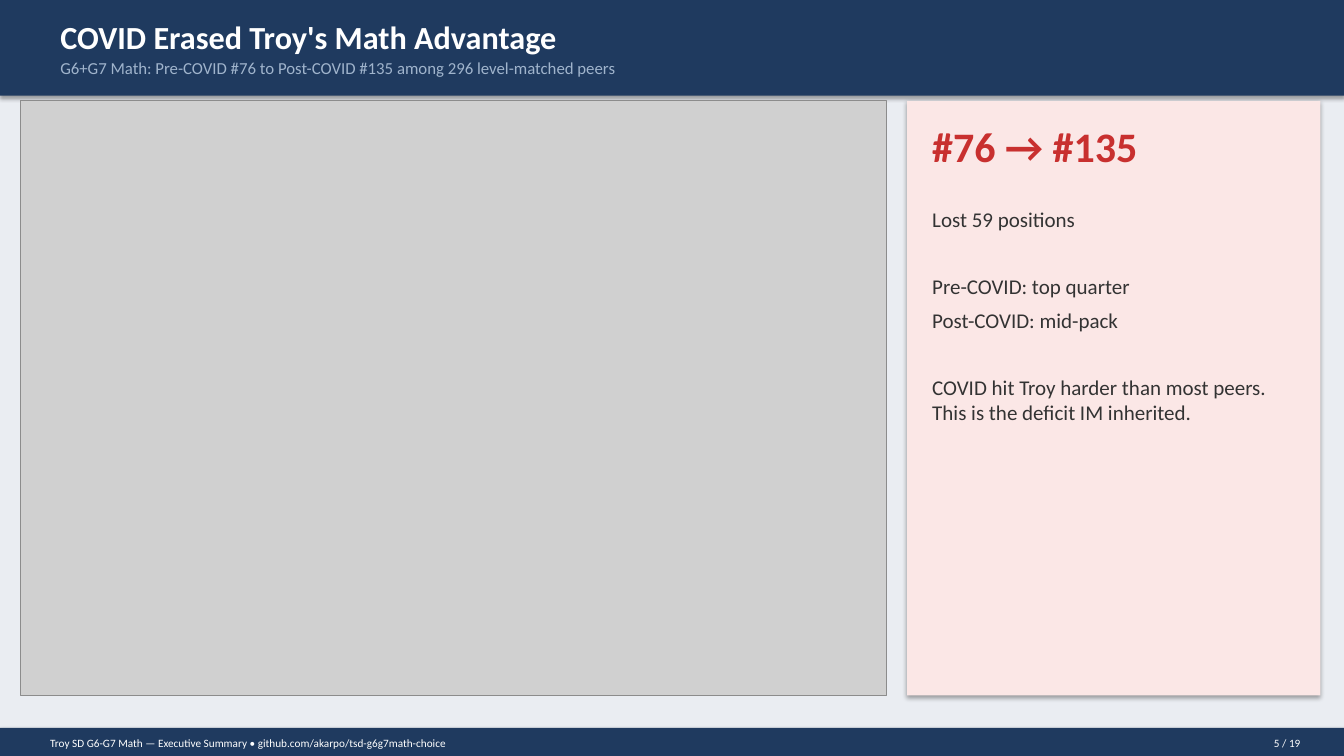
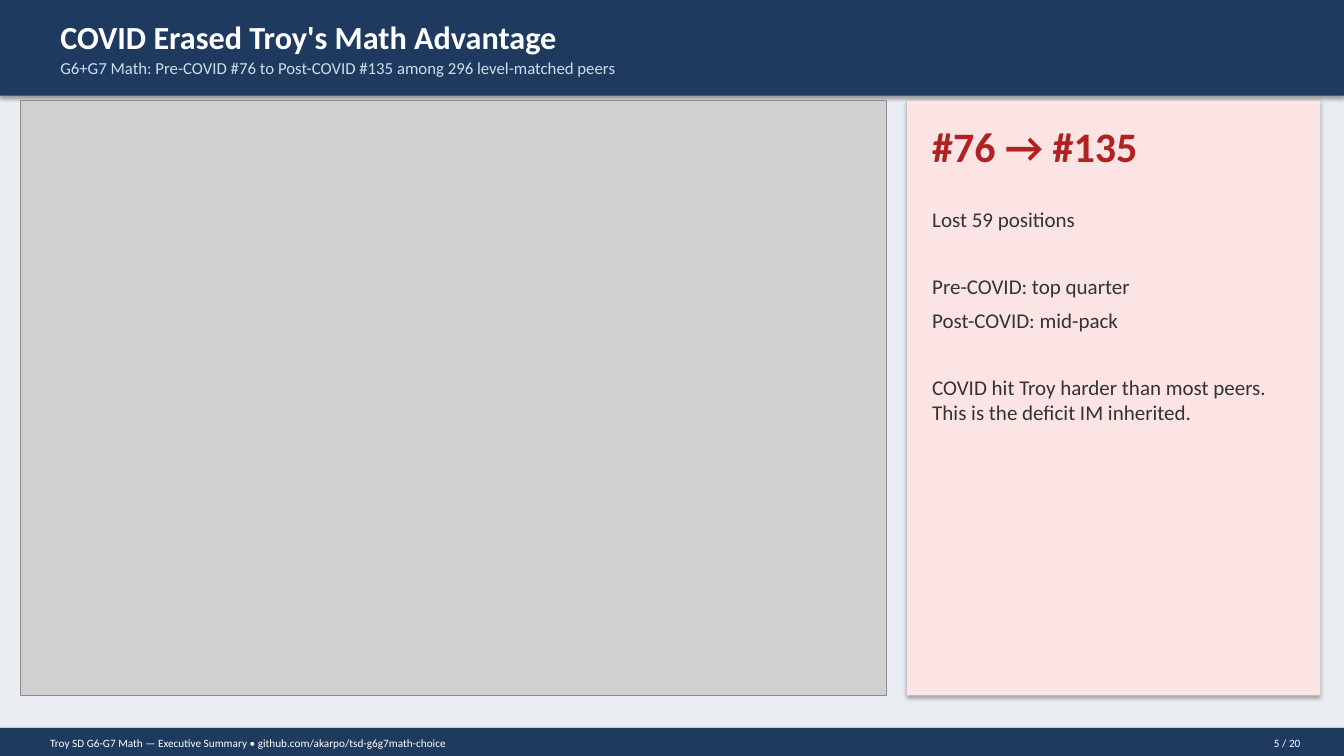
Before and after one commit to akarpo/tsd-g6g7math-choice, a slide deck: slide 5 of deck/Troy_G6G7_Math_Executive_Summary.pptx. Drawn at 1344x756 pixels with LibreOffice and Linux fonts; fonts in the diff are those of the drawing; grey boxes stand for pictures. Boxes give left, top, right and bottom in pixels: in the first picture for what was removed or moved away, otherwise in the second. Text is boxed around its words. In the diff, an @@ line names an element or a change of style, - is before the commit and + after.

```diff
--- a/deck/Troy_G6G7_Math_Executive_Summary.pptx
+++ b/deck/Troy_G6G7_Math_Executive_Summary.pptx
@@ text "G6+G7 Math: Pre-COVID #76 to ..." at box(60, 62, 615, 77): text colour #A0B4CC to #CCDDEE @@
@@ rectangle at box(907, 101, 1321, 696): fill #FBE7E6 to #FCE4E4 @@
@@ text "#76 → #135" at box(932, 133, 1138, 163): text colour #C8302F to #B02121 @@
@@ text at box(1274, 739, 1300, 747): text changed @@
-5 / 19
+5 / 20
```
Also in this commit, not shown: 18 other slides changed, 1 slide added, 37 other files.
